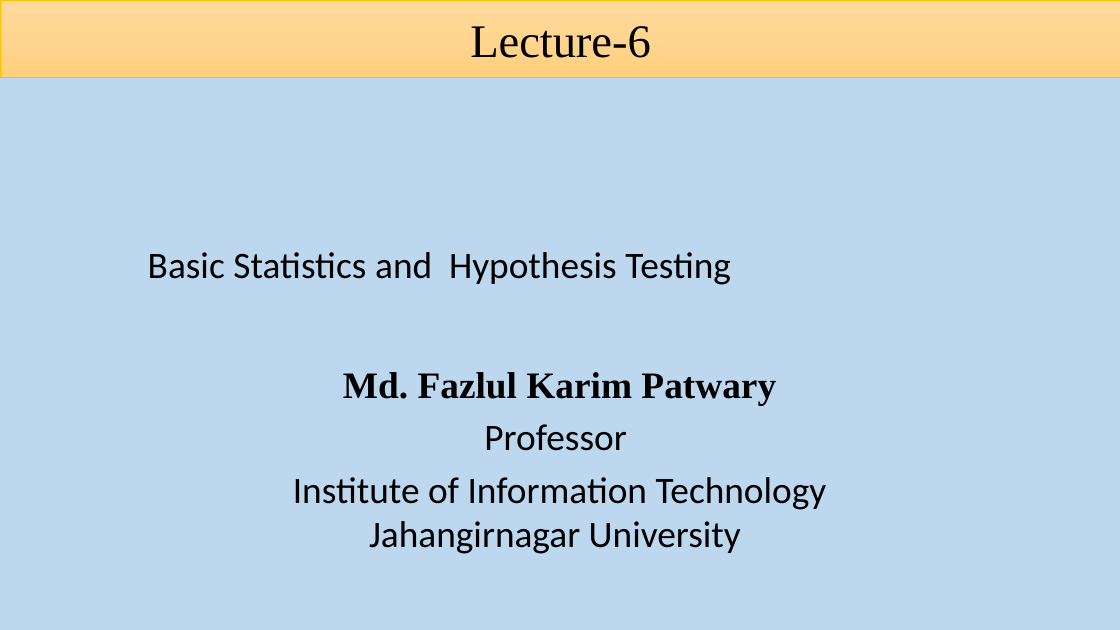
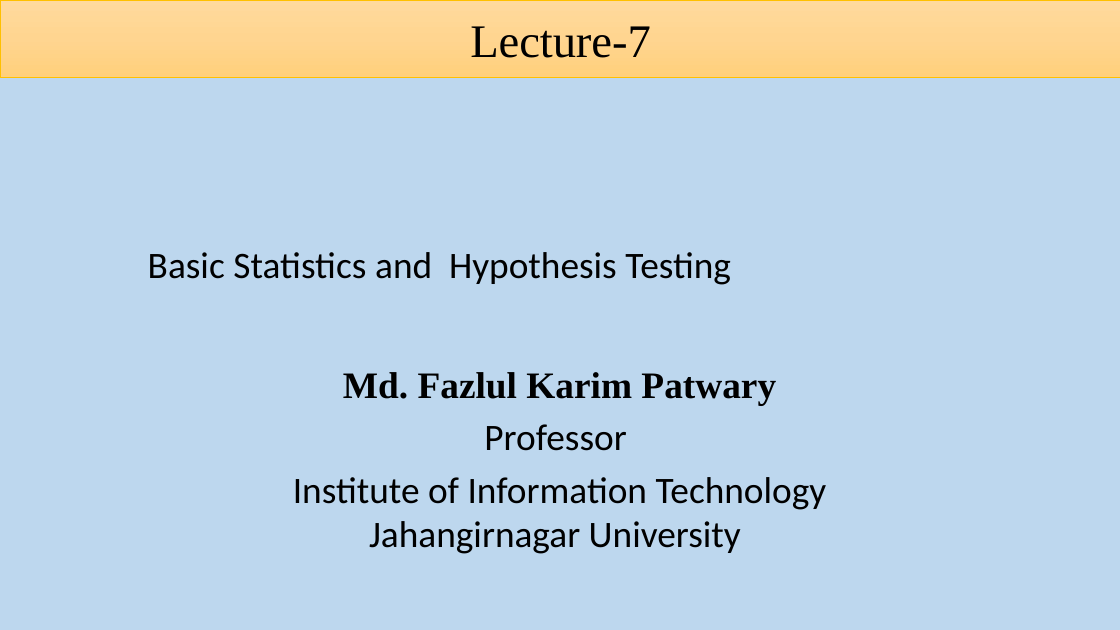
Before and after one commit to shakiliitju/B.Sc-in-ICT, a slide deck: slide 1 of 3.2 Third Year Second semester/ICT-3209 Simulation Modeling/Slide/Lec-7.pptx. Drawn at 1120x630 pixels with LibreOffice and Linux fonts; fonts in the diff are those of the drawing. Boxes give left, top, right and bottom in pixels: in the first picture for what was removed or moved away, otherwise in the second. Text is boxed around its words. In the diff, an @@ line names an element or a change of style, - is before the commit and + after.

```diff
--- a/3.2 Third Year Second semester/ICT-3209 Simulation Modeling/Slide/Lec-7.pptx
+++ b/3.2 Third Year Second semester/ICT-3209 Simulation Modeling/Slide/Lec-7.pptx
@@ title at (470,26,651,58): text changed @@
-Lecture-6
+Lecture-7
```
Also in this commit, not shown: 20 other files.
